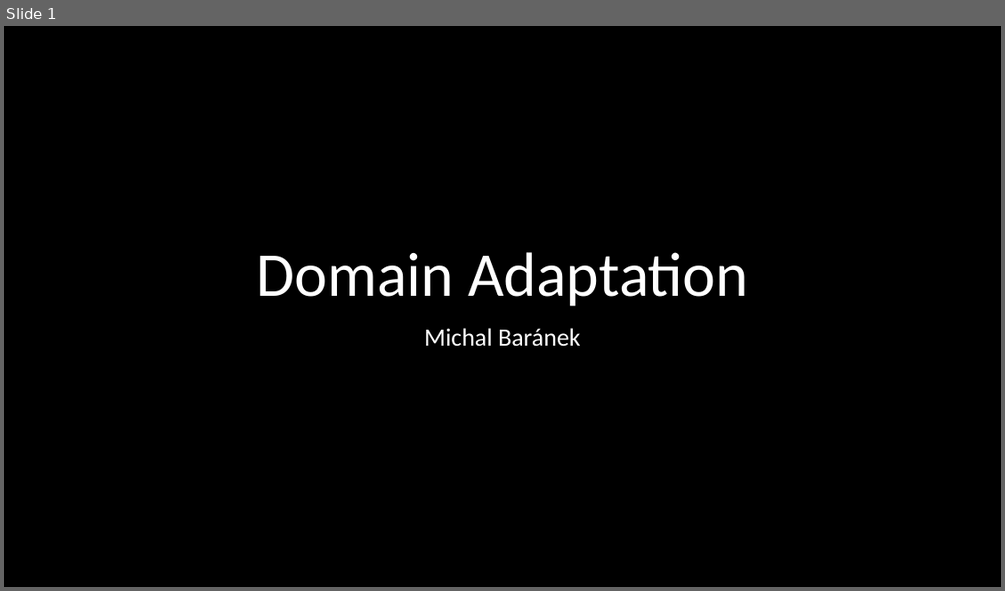
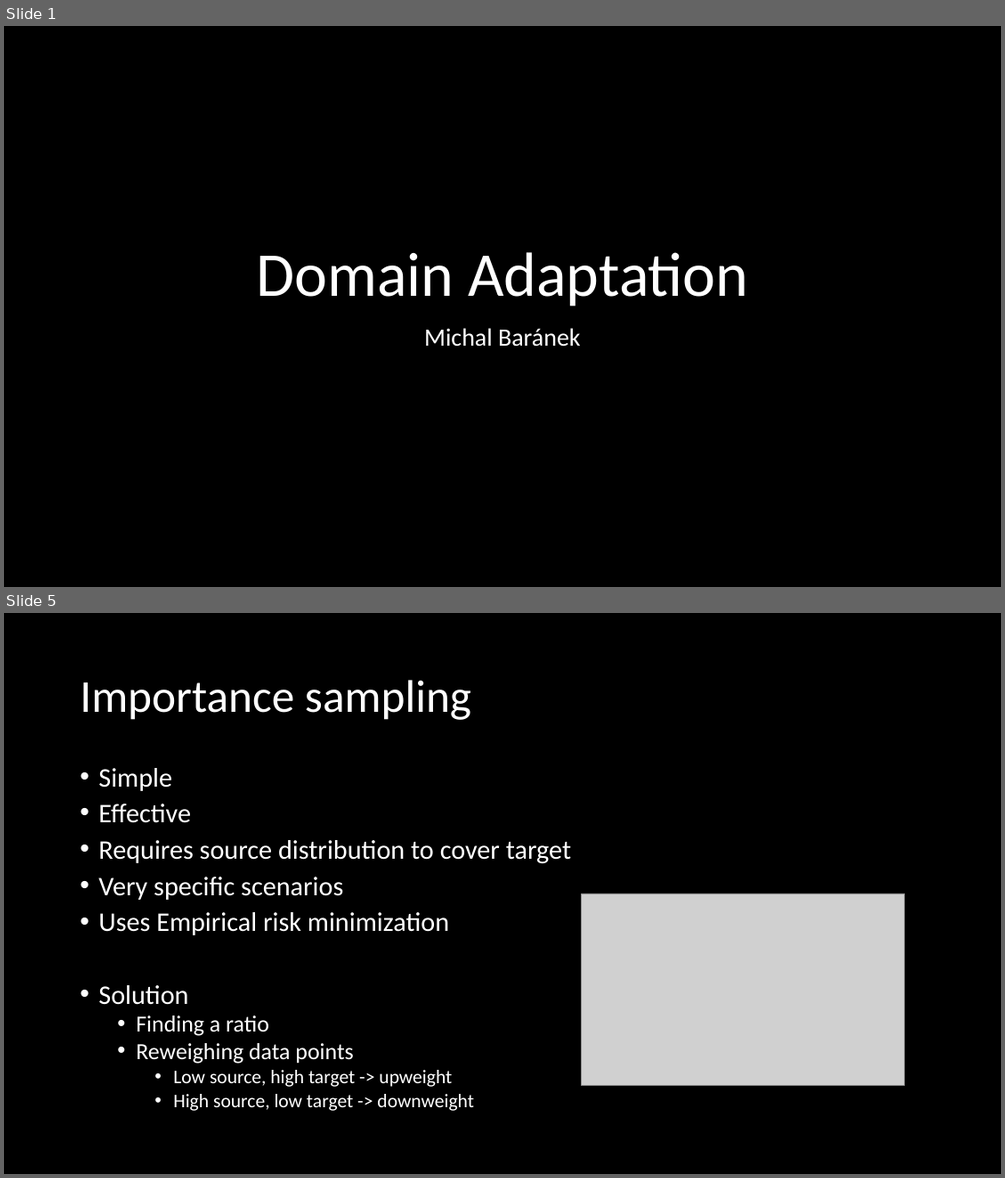
Before and after one commit to Raamxie/DomainAdaptation, a slide deck: Domain Adaptation.pptx. Shown one above the other, each under a label of ours: slide 1 before the commit, slides 1 and 5 after it; the slides between them are not shown. The pictures are 1005x591 and 1005x1178 pixels, drawn with LibreOffice and Linux fonts; fonts in the diff are those of the drawing; grey boxes stand for pictures. Boxes give left, top, right and bottom in pixels: in the first picture for what was removed or moved away, otherwise in the second. Text is boxed around its words. In the diff, an @@ line names an element or a change of style, - is before the commit and + after.

```diff
--- a/Domain Adaptation.pptx
+++ b/Domain Adaptation.pptx
@@ slide 5 added at box(4, 613, 1001, 1174), background #000000 @@
@@ title added at box(80, 680, 471, 720), 44 pt, text #FFFFFF @@
+Importance sampling
@@ text added at box(98, 768, 571, 1111), 25.9 pt, text #FFFFFF @@
+• Simple
+• Effective
+• Requires source distribution to cover target
+• Very specific scenarios
+• Uses Empirical risk minimization
+• Solution
+  • Finding a ratio
+  • Reweighing data points
+    • Low source, high target -> upweight
+    • High source, low target -> downweight
@@ picture added at box(582, 893, 905, 1085) @@
```
Also in this commit, not shown: 2 slides changed, 4 other slides added, 1 slide removed.
